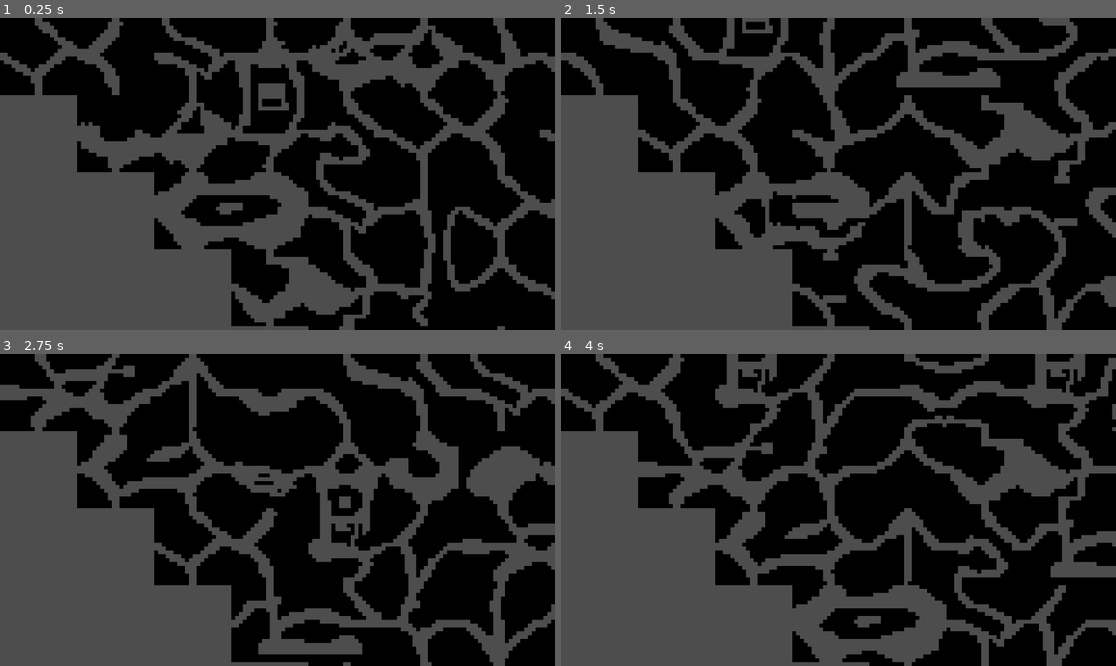
Above: before the commit, frames 1-4 (two rows, left to right).
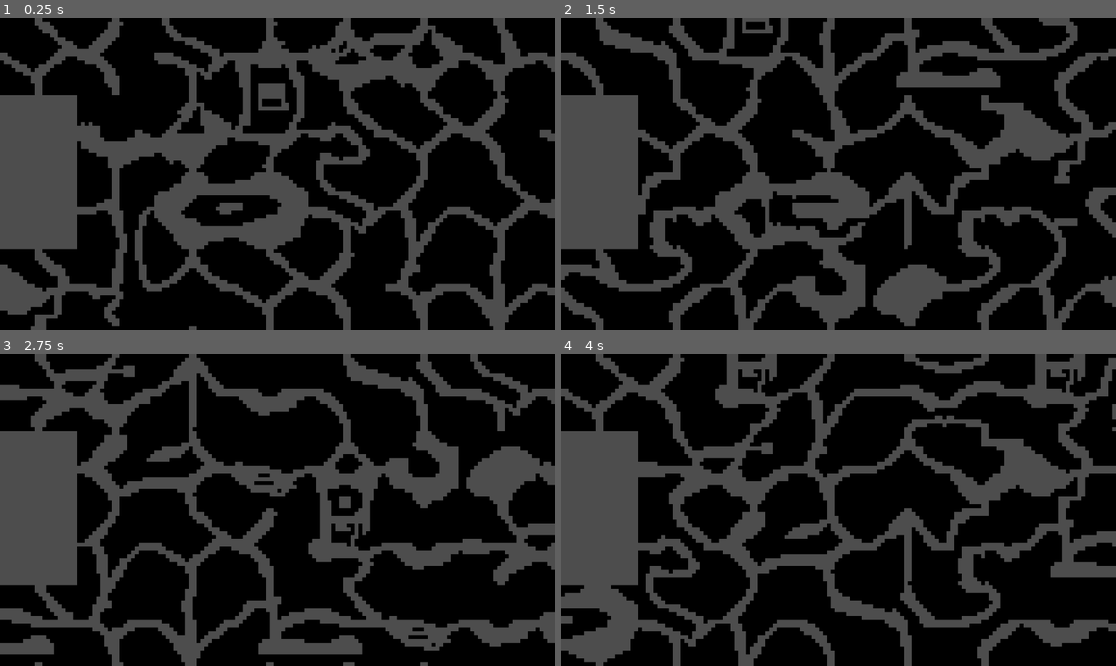
Above: after the commit, the same moments.

Repository: jasonkwan86/delving-2d-game
Game: Godot game, scene res://common/cave_generation/herringbone_wang_world/herringbone_wang_world.tscn
Two runs of this game, one before a commit and one after it. Both use one fixed random seed, a clock stepped at 60 frames per second and the inputs below.
Inputs:
- Up to frame 1 (0.25 s): no input
- Up to frame 2 (1.5 s): tap Enter (ui_accept) at 0.5, 0.77, 1.25 s
- Up to frame 3 (2.75 s): tap Enter (ui_accept) at 1.52, 2 s
- Up to frame 4 (4 s): tap Enter (ui_accept) at 2.75, 3.02, 3.5, 3.77 s

The runs differ from the first frame. In frame 1, 16% of the frame differs, in the area x 0-100%, y 49-100%; in frame 2, 13%; in frame 3, 14%; in frame 4, 16%.

Commit message:
straighter squarelike herringbone generation

Diff:
--- a/common/cave_generation/herringbone_wang_world/herringbone_wang_generator.gd
+++ b/common/cave_generation/herringbone_wang_world/herringbone_wang_generator.gd
@@ -13,10 +13,15 @@
 		get_tree().reload_current_scene()
 
 func generate_herringbone_map(width = 20, height = 20) -> void:
-	tilemap.clear()
 	for row in height:
-		for col in range(0, width, 4):
-			_place_dual_corner_tiles(row, col + row)
+		if row % 4 == 3:
+			# Last row, offset by -1 horizontally from the first row
+			for col in range(0, width, 4):
+				_place_dual_corner_tiles(row, col - 1)
+		else:
+			# First 3 sequential rows
+			for col in range(0, width, 4):
+				_place_dual_corner_tiles(row, col + row % 4)
 
 func _place_dual_corner_tiles(row: int, col: int) -> void:
 	herringbone_wang_data_set.copy_random_hbwt_horizontal_to_tile_map_layer(col * Vector2i.RIGHT + row * Vector2i.DOWN, tilemap)
